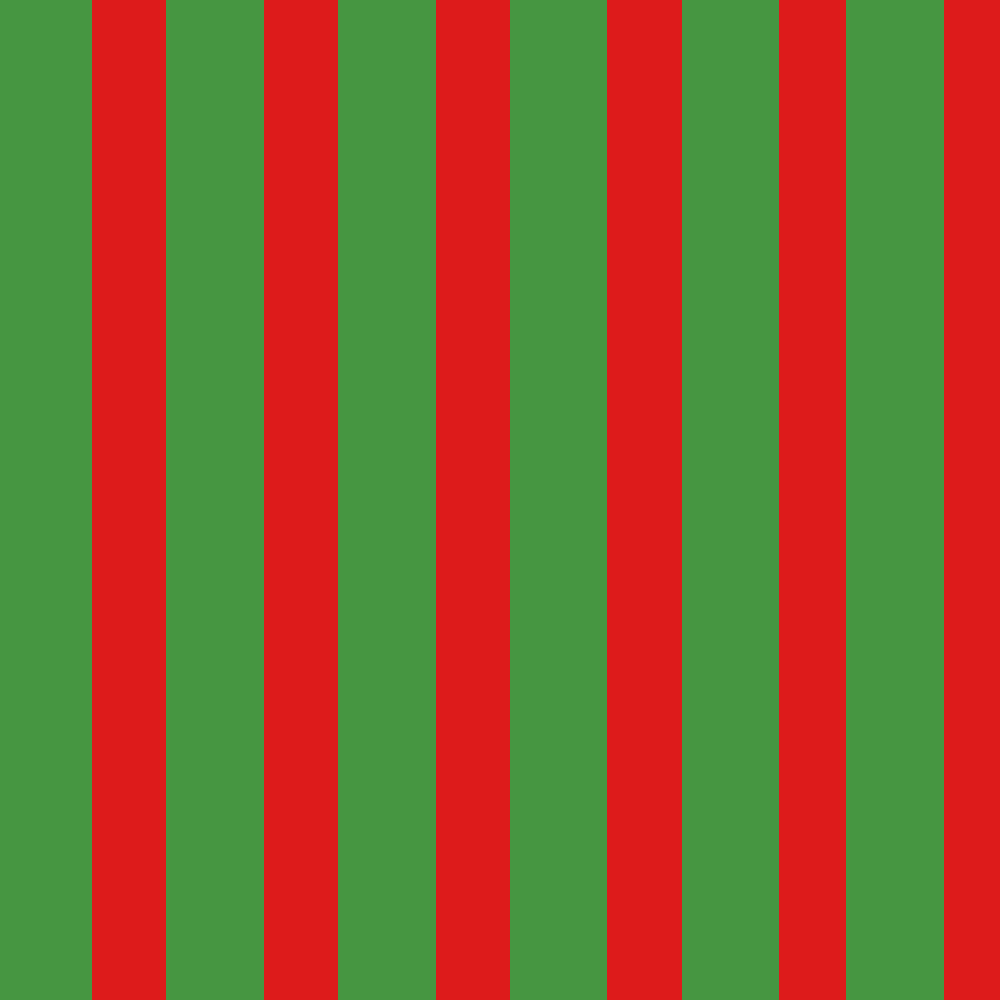
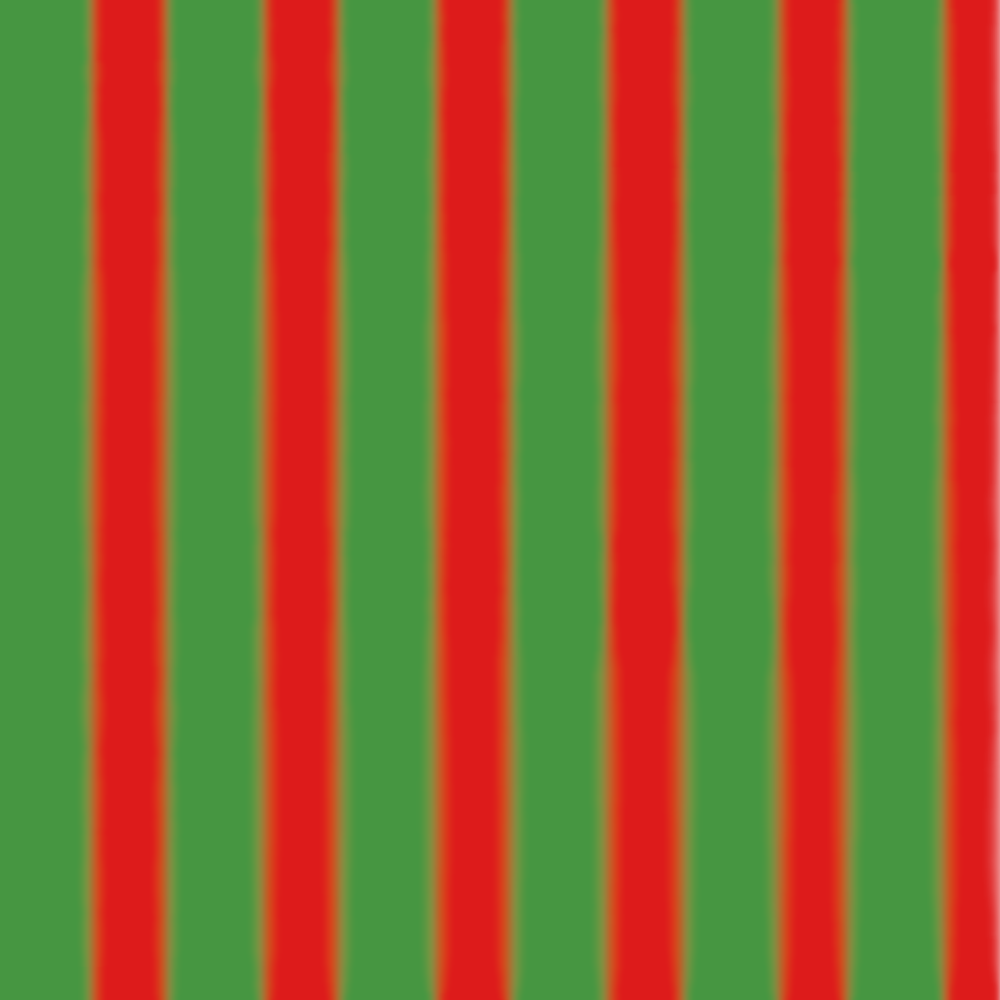
Two versions of the same layered image (1000x1000). Layer-by-layer changes:
removed layer "Layer 2" over box(75, 0, 944, 1000)
painted on "Layer 1" over box(75, 0, 1000, 1000)
